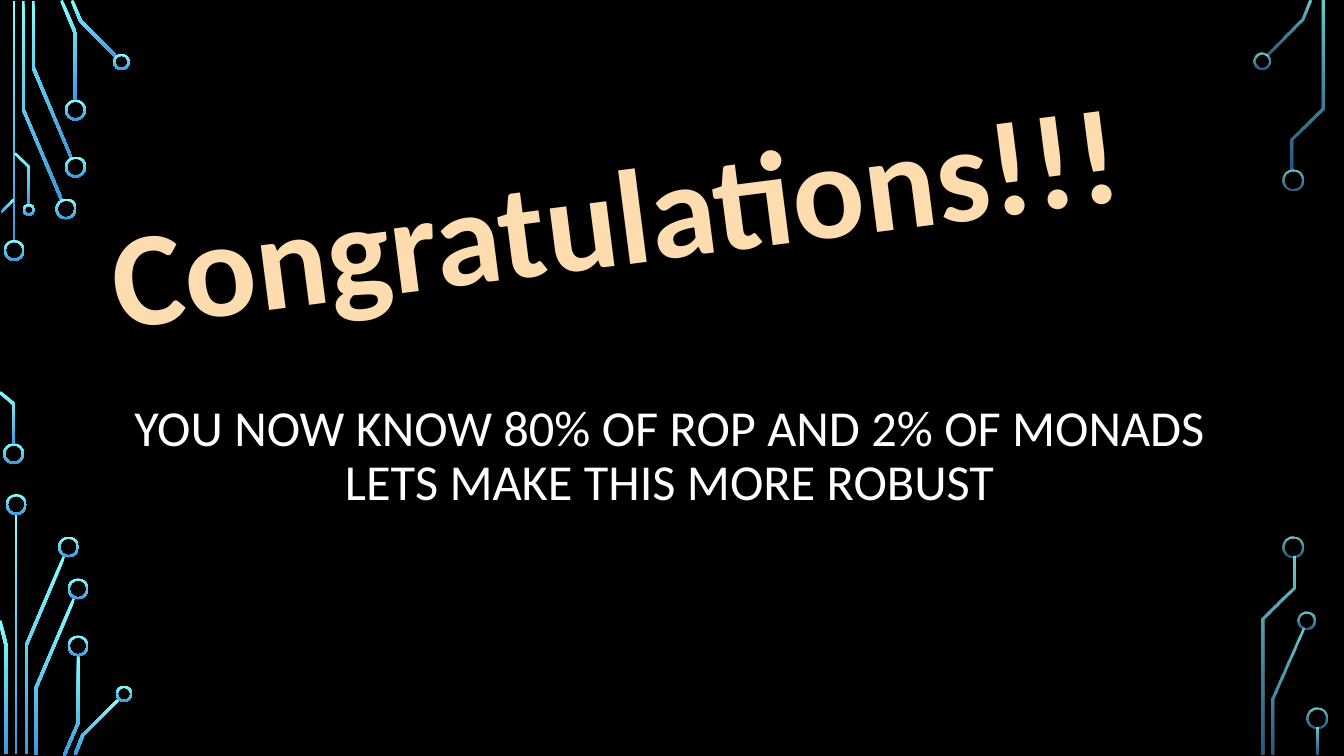
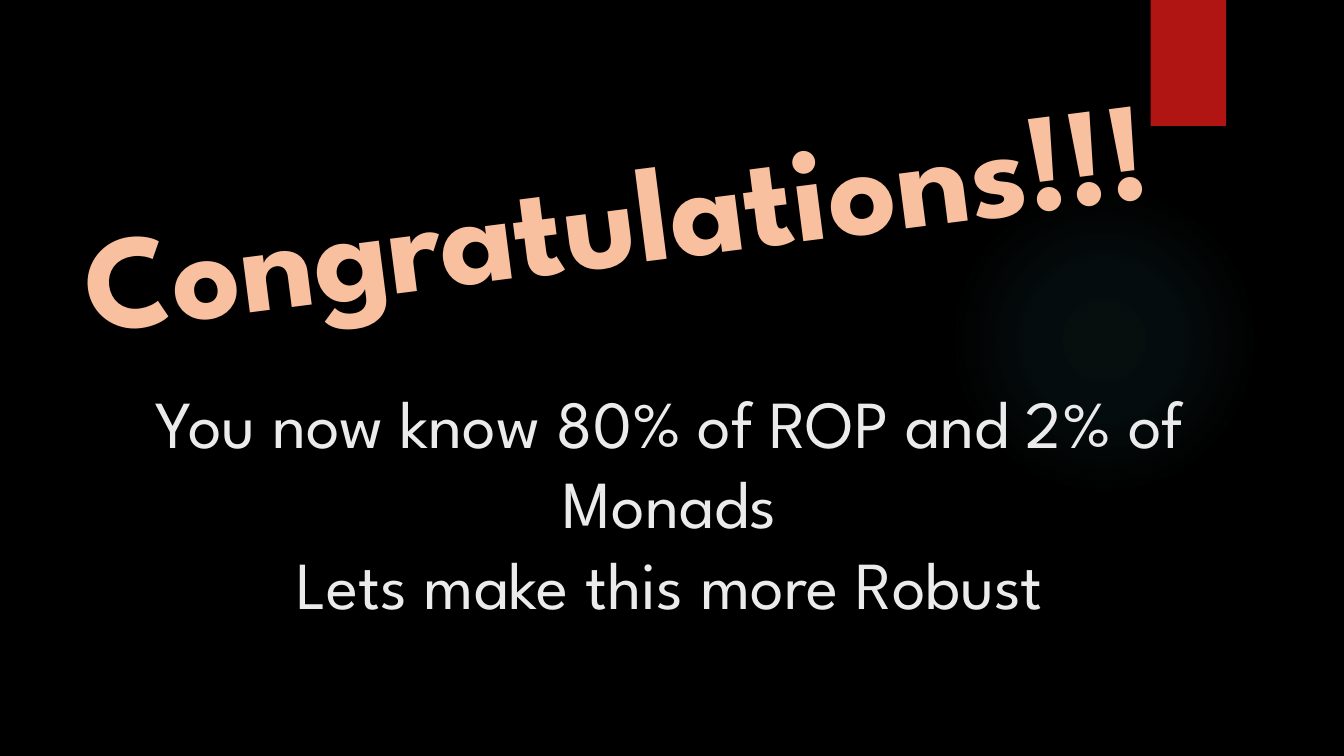
Before and after one commit to daleardi/roptalk, a slide deck: slide 23 of Monadic Error Handling Final.pptx. Drawn at 1344x756 pixels with LibreOffice and Linux fonts; fonts in the diff are those of the drawing; background and template pictures are left out. Boxes give left, top, right and bottom in pixels: in the first picture for what was removed or moved away, otherwise in the second. Text is boxed around its words. In the diff, an @@ line names an element or a change of style, - is before the commit and + after.

Commit message:
changed font size

```diff
--- a/Monadic Error Handling Final.pptx
+++ b/Monadic Error Handling Final.pptx
@@ rectangle added at bbox=[1150, 0, 1226, 126], fill #B01513 @@
@@ text "Congratulations!!!" at bbox=[6, 49, 1223, 376]: font Calibri to League Spartan, text colour #FDDDB0 to #F8C09F, letter outline #FAA93A 1.75 pt to #EA6312 1.75 pt @@
@@ ellipse added at bbox=[949, 185, 1259, 495], fill gradient #50B9C1 @@
@@ title "You now know 80% of ..." at bbox=[155, 401, 1183, 610]: vertical alignment middle to top @@
@@ title at bbox=[155, 401, 1183, 610]: text changed; size 36 to 48 pt; font Calibri to League Spartan; text colour #FFFFFF to #EBEBEB @@
-YOU NOW KNOW 80% OF ROP AND 2% OF MONADS
-LETS MAKE THIS MORE ROBUST
+You now know 80% of ROP and 2% of Monads
+Lets make this more Robust
@@ group removed at bbox=[0, 0, 1328, 756]: 33 freeform shapes, 3 rectangles @@
```
Also in this commit, not shown: 40 other slides changed.
